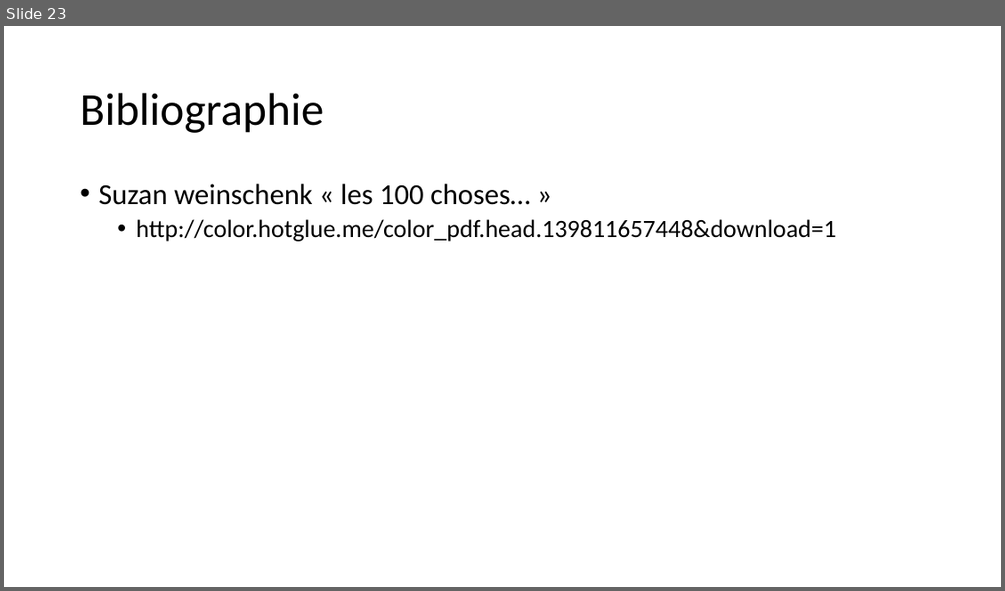
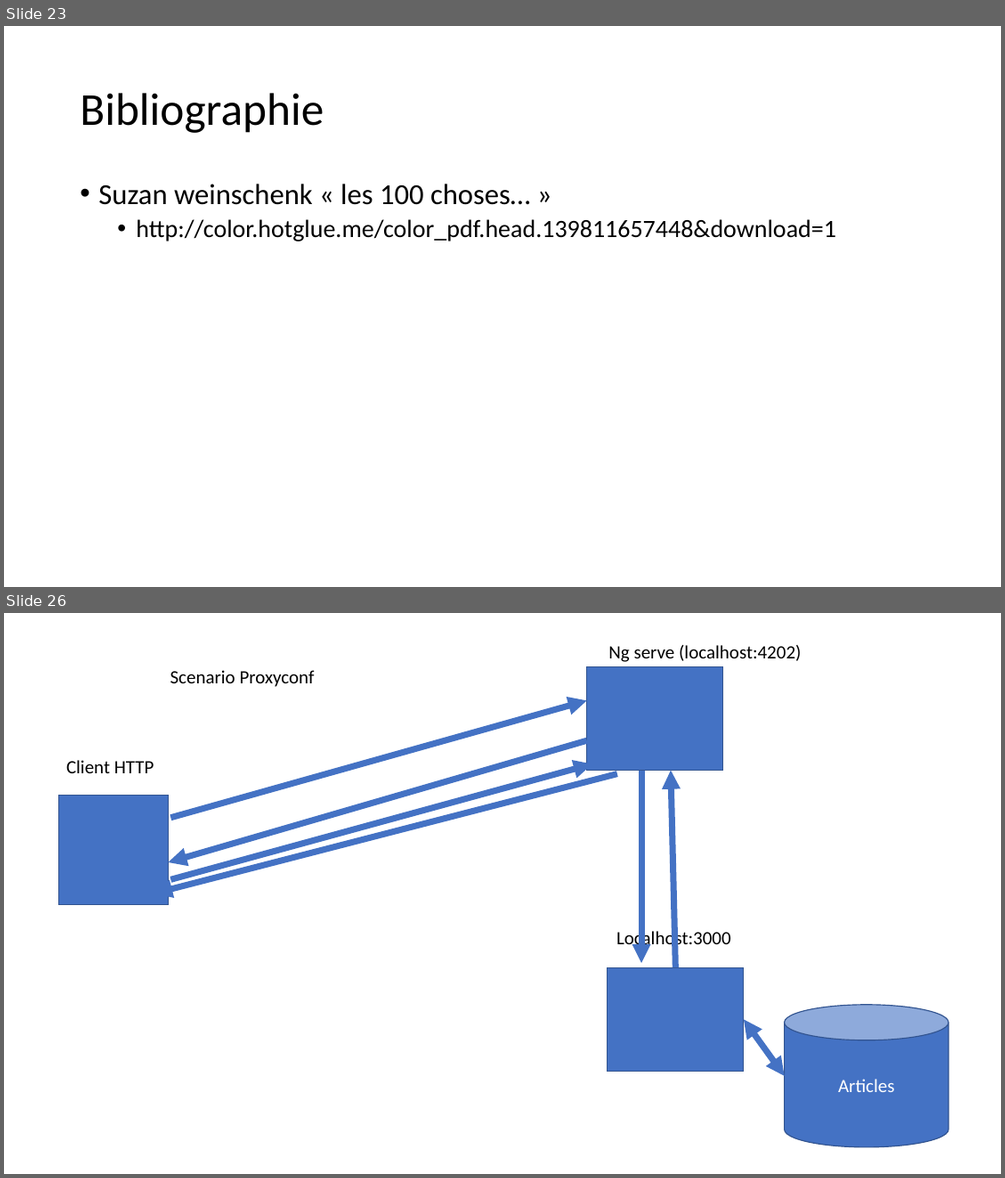
Before and after one commit to jlg-formation/fancv1-mars-21, a slide deck: notes.pptx. Shown one above the other, each under a label of ours: slide 23 before the commit, slides 23 and 26 after it; the slides between them are not shown. The pictures are 1005x591 and 1005x1178 pixels, drawn with LibreOffice and Linux fonts; fonts in the diff are those of the drawing. Boxes give left, top, right and bottom in pixels: in the first picture for what was removed or moved away, otherwise in the second. Text is boxed around its words. In the diff, an @@ line names an element or a change of style, - is before the commit and + after.

```diff
--- a/notes.pptx
+++ b/notes.pptx
@@ slide 26 added at box(4, 613, 1001, 1174), background #FFFFFF @@
@@ text added at box(608, 645, 801, 662), 18 pt, text #000000 @@
+Ng serve (localhost:4202)
@@ text added at box(170, 670, 315, 687), 18 pt, text #000000 @@
+Scenario Proxyconf
@@ rectangle added at box(587, 666, 722, 771), fill #4472C4, outline #325491 1 pt @@
@@ arrow added from (170, 818) to (587, 700), #4472C4 6 pt @@
@@ arrow added from (587, 741) to (169, 862), #4472C4 6 pt @@
@@ text added at box(66, 760, 154, 773), 18 pt, text #000000 @@
+Client HTTP
@@ arrow added from (170, 879) to (592, 764), #4472C4 6 pt @@
@@ arrow added from (641, 770) to (641, 963), #4472C4 6 pt @@
@@ arrow added from (676, 967) to (671, 770), #4472C4 6 pt @@
@@ rectangle added at box(59, 795, 169, 905), fill #4472C4, outline #325491 1 pt @@
@@ arrow added from (617, 774) to (154, 893), #4472C4 6 pt @@
@@ text added at box(616, 929, 731, 950), 18 pt, text #000000 @@
+Localhost:3000
@@ rectangle added at box(607, 967, 744, 1071), fill #4472C4, outline #325491 1 pt @@
@@ cylinder added at box(785, 1005, 949, 1148), fill #4472C4, outline #325491 1 pt, 18 pt, text #FFFFFF @@
+Articles
@@ double arrow added from (744, 1019) to (785, 1076), #4472C4 6 pt @@
```
Also in this commit, not shown: 2 slides changed, 8 other slides added.
